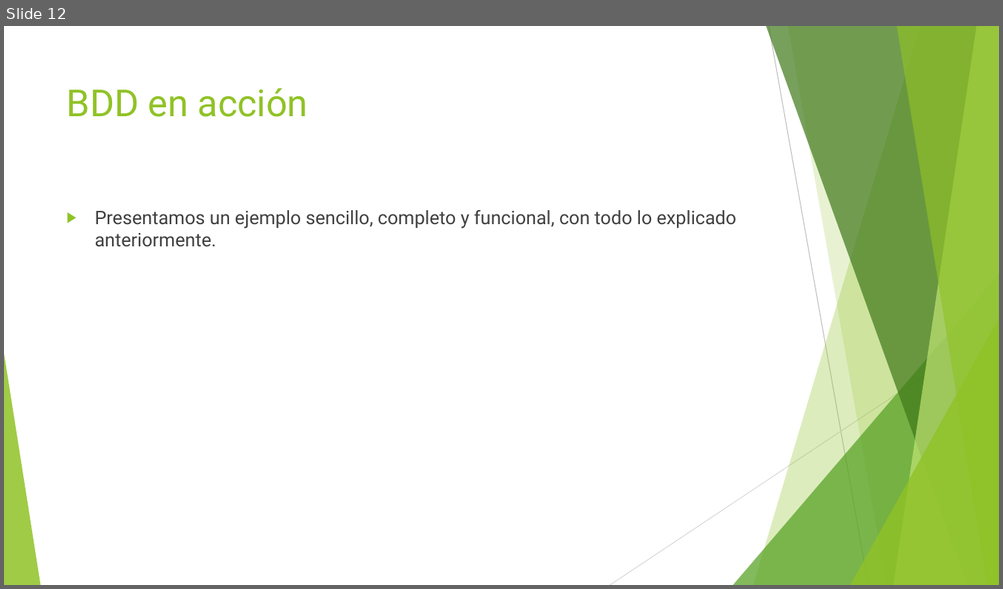
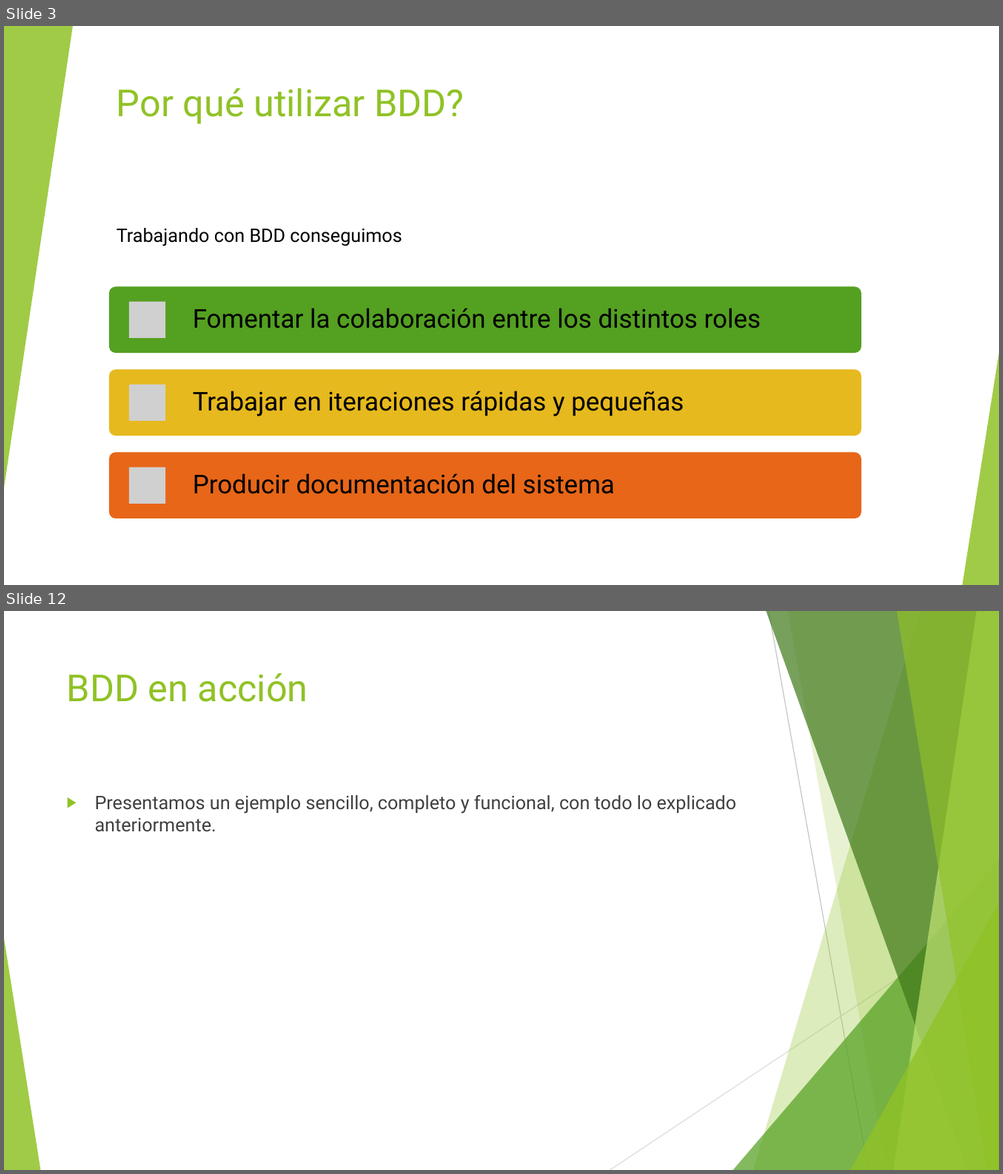
Before and after one commit to The-Fellowship-of-Code/bdd-with-cucumber, a slide deck: slides.pptx. Shown one above the other, each under a label of ours: slide 12 before the commit, slides 3 and 12 after it; the slides between them are not shown. The pictures are 1003x589 and 1003x1174 pixels, drawn with LibreOffice and Linux fonts; fonts in the diff are those of the drawing; grey boxes stand for pictures. Boxes give left, top, right and bottom in pixels: in the first picture for what was removed or moved away, otherwise in the second. Text is boxed around its words. In the diff, an @@ line names an element or a change of style, - is before the commit and + after.

```diff
--- a/slides.pptx
+++ b/slides.pptx
@@ slide 3 added at (x1=4, y1=26, x2=999, y2=585), background #FFFFFF; not listed: 10 template elements that a slide beside it also shows @@
@@ rectangle added at (x1=4, y1=26, x2=999, y2=585), fill #FFFFFF @@
@@ triangle added at (x1=4, y1=26, x2=73, y2=488), fill #90C226 at 85% opacity @@
@@ title added at (x1=116, y1=88, x2=464, y2=124), 36 pt, text #90C226 @@
+Por qué utilizar BDD?
@@ text added at (x1=116, y1=228, x2=401, y2=247), 18 pt, text #000000 @@
+Trabajando con BDD conseguimos
@@ triangle added at (x1=962, y1=354, x2=999, y2=585), fill #90C226 at 85% opacity @@
@@ group added at (x1=109, y1=287, x2=861, y2=519): 3 rounded rectangles, 3 pictures, 3 texts @@
+Fomentar la colaboración entre los distintos roles
+Trabajar en iteraciones rápidas y pequeñas
+Producir documentación del sistema
```
Also in this commit, not shown: 10 slides changed, 1 other slide added, 2 slides removed.
